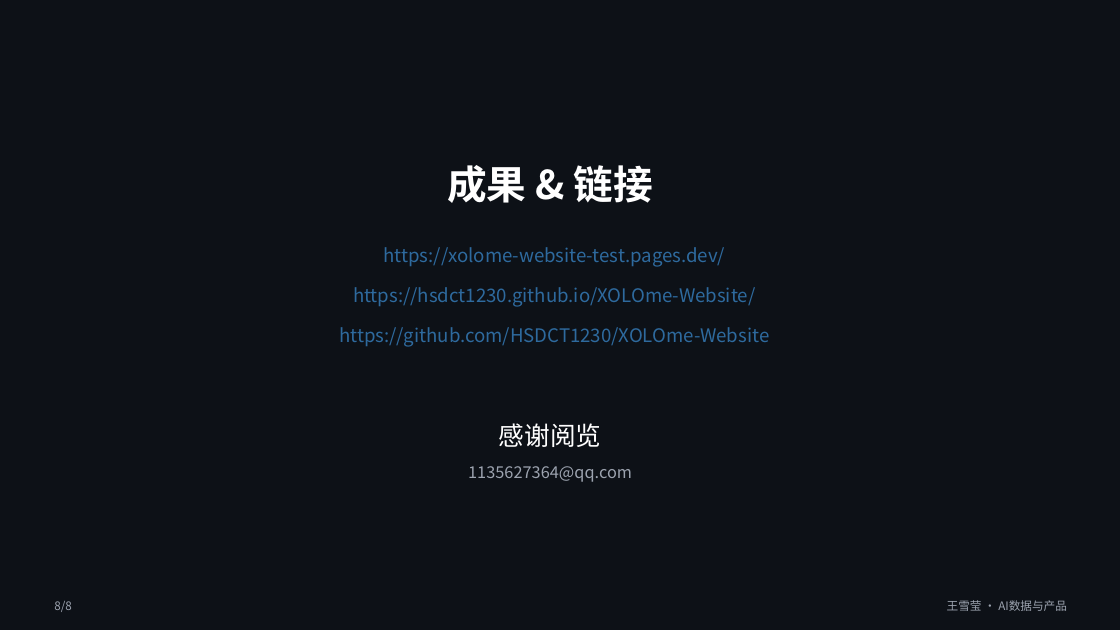
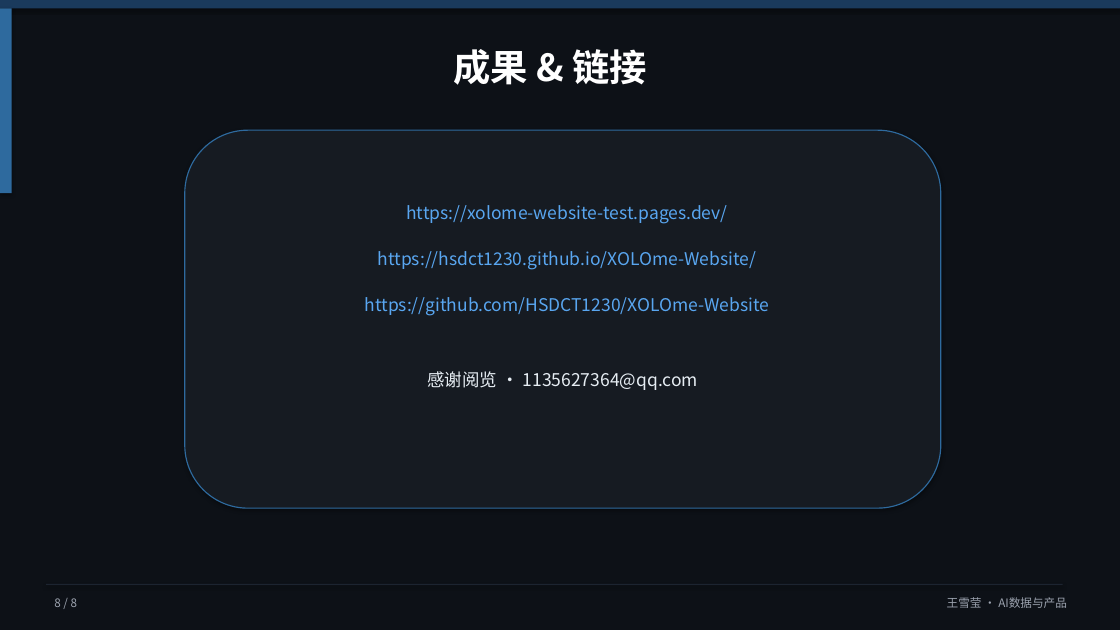
Before and after one commit to HSDCT1230/hsdct, a slide deck: slide 8 of portfolio/xolome-portfolio.pptx. Drawn at 1120x630 pixels with LibreOffice and Linux fonts; fonts in the diff are those of the drawing. Boxes give left, top, right and bottom in pixels: in the first picture for what was removed or moved away, otherwise in the second. Text is boxed around its words. In the diff, an @@ line names an element or a change of style, - is before the commit and + after.

```diff
--- a/portfolio/xolome-portfolio.pptx
+++ b/portfolio/xolome-portfolio.pptx
@@ rectangle added at (0, 0, 1120, 8), fill #1A3A5C @@
@@ rectangle added at (0, 8, 12, 193), fill #2E6A9E @@
@@ text "成果 & 链接": place and size @@
-text "成果 & 链接" at (447, 165, 653, 203)
+text "成果 & 链接" at (453, 49, 648, 85)
@@ text "成果 & 链接" at (453, 49, 648, 85): size 34 to 32 pt @@
@@ rounded rectangle added at (185, 130, 941, 508), fill #161B22, outline #2E6A9E 1 pt @@
@@ size 16 to 15 pt, text colour #2E6A9E to #59A6F0 in 3 elements at (365, 297, 769, 316), (378, 251, 756, 270), (406, 205, 727, 224) @@
@@ text "https://xolome-website-test.pages.dev/": place and size @@
-text "https://xolome-website-test.pages.dev/" at (383, 247, 724, 267)
+text "https://xolome-website-test.pages.dev/" at (406, 205, 727, 224)
@@ text "https://hsdct1230.github.io/XOLOme-Website/": place and size @@
-text "https://hsdct1230.github.io/XOLOme-Website/" at (353, 287, 755, 307)
+text "https://hsdct1230.github.io/XOLOme-Website/" at (378, 251, 756, 270)
@@ text "https://github.com/HSDCT1230/XOLOme-Website": place and size @@
-text "https://github.com/HSDCT1230/XOLOme-Website" at (339, 327, 769, 347)
+text "https://github.com/HSDCT1230/XOLOme-Website" at (365, 297, 769, 316)
@@ text at (427, 371, 698, 390): text changed; size 22 to 15 pt; text colour #FFFFFF to #E6EDF3 @@
-感谢阅览
+感谢阅览 · 1135627364@qq.com
@@ text removed at (468, 466, 632, 482) @@
-1135627364@qq.com
@@ rectangle added at (46, 584, 1063, 585), fill #1C2430 @@
@@ text at (54, 598, 77, 607): spaces changed @@
-8/8
+8 / 8
```
Also in this commit, not shown: 7 other slides changed, 1 other file.
